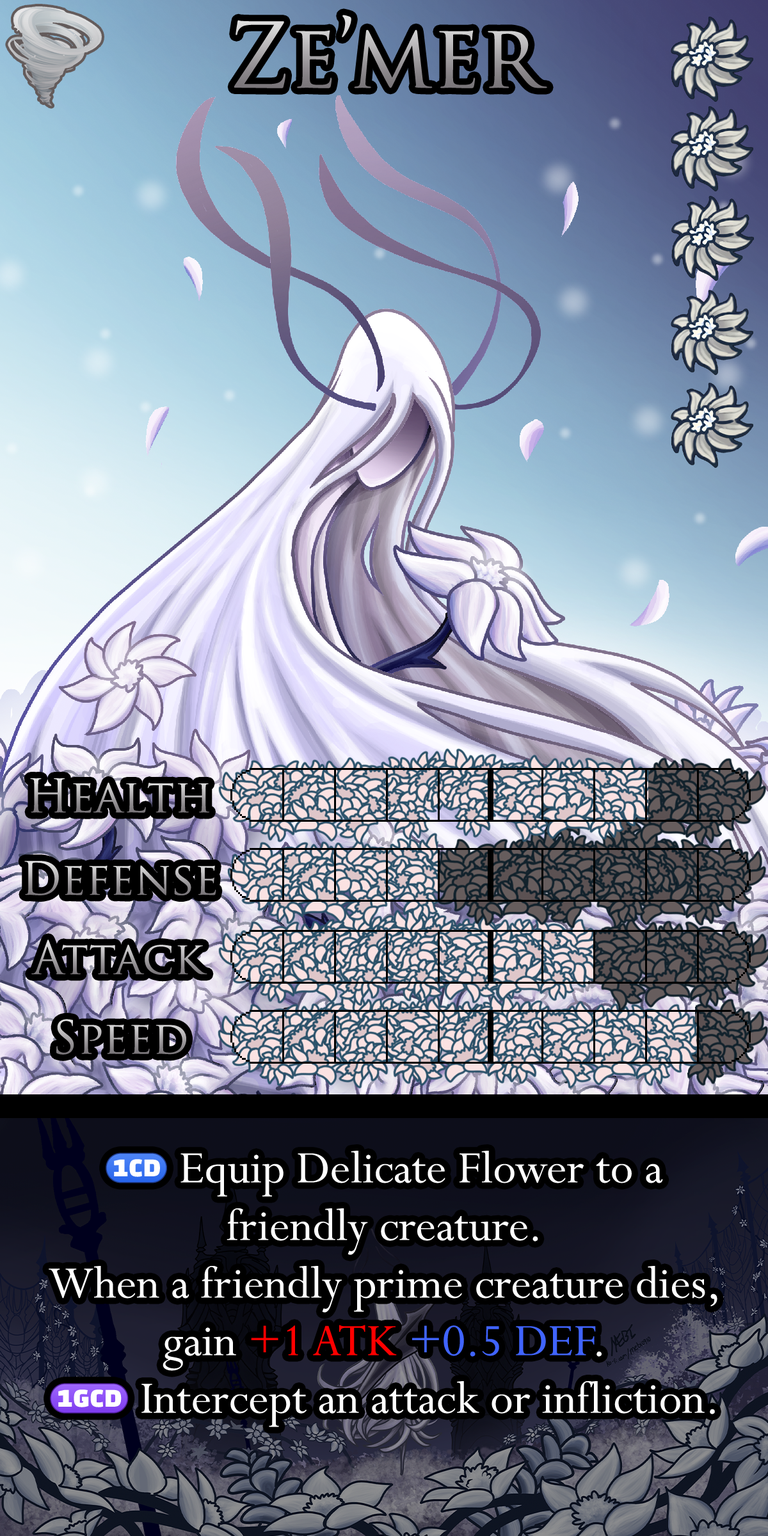
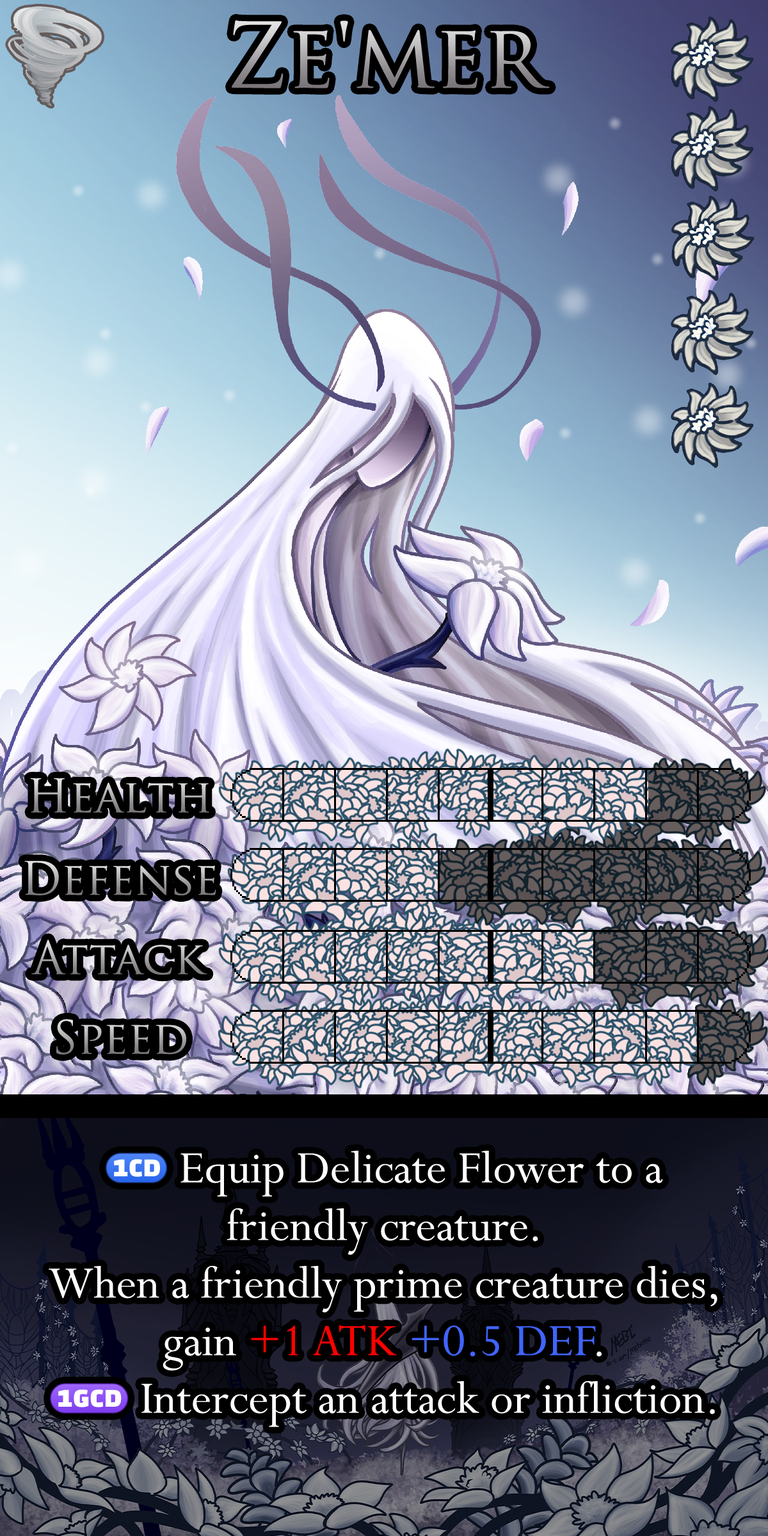
Comparing the layer stacks of the two 768×1536 images. Changes:
painted on "Name" over bbox(231, 14, 550, 89)
